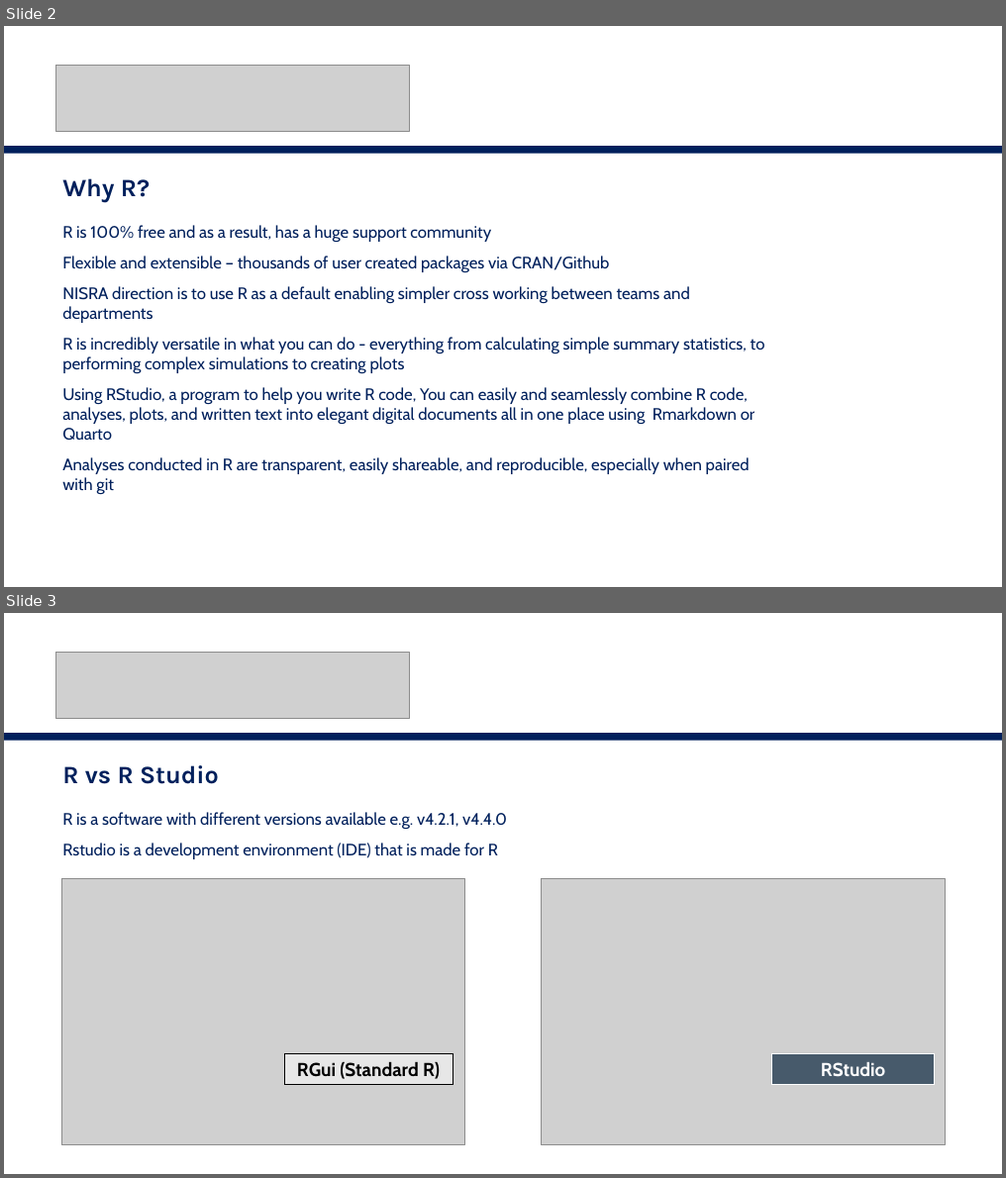
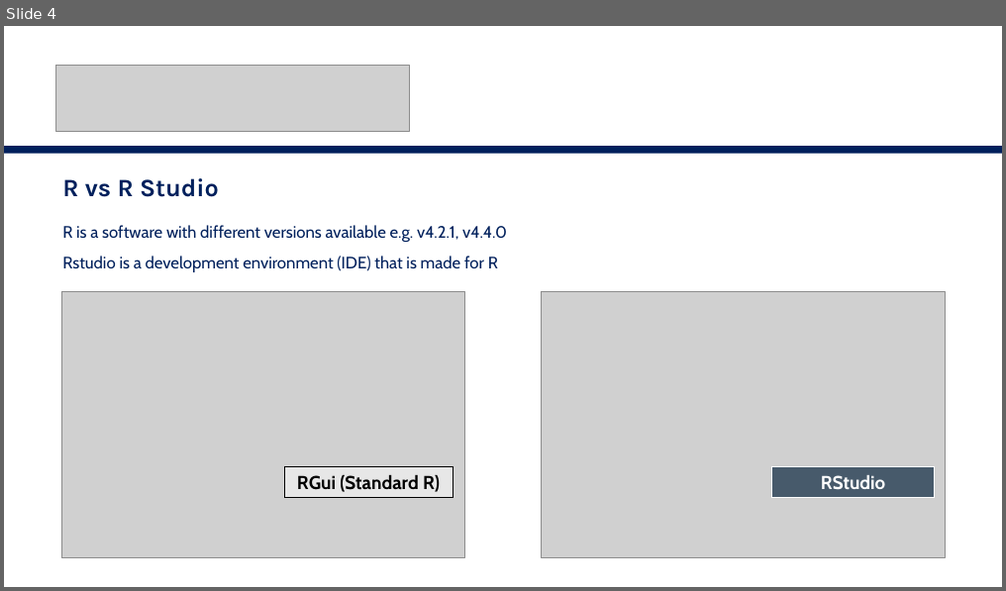
Before and after one commit to nistatisticsresearchagency/CC-r-intro, a slide deck: intro-slides.pptx. Shown one above the other, each under a label of ours: slides 2 and 3 before the commit, slide 4 after it. The pictures are 1006x1178 and 1006x591 pixels, drawn with LibreOffice and Linux fonts; fonts in the diff are those of the drawing; grey boxes stand for pictures. Boxes give left, top, right and bottom in pixels: in the first picture for what was removed or moved away, otherwise in the second. Text is boxed around its words. In the diff, an @@ line names an element or a change of style, - is before the commit and + after.

```diff
--- a/intro-slides.pptx
+++ b/intro-slides.pptx
@@ slide 2 removed at (4,26,1002,587), background #FFFFFF @@
@@ picture removed at (55,66,409,131) @@
@@ rectangle removed at (4,146,1002,154) @@
@@ text removed at (62,178,765,494) @@
-Why R?
-R is 100% free and as a result, has a huge support community
-Flexible and extensible – thousands of user created packages via CRAN/Github
-NISRA direction is to use R as a default enabling simpler cross working between teams and departments
-R is incredibly versatile in what you can do - everything from calculating simple summary statistics, to performing complex simulations to creating plots
-Using RStudio, a program to help you write R code, You can easily and seamlessly combine R code, analyses, plots, and written text into elegant digital documents all in one place using Rmarkdown or Quarto
-Analyses conducted in R are transparent, easily shareable, and reproducible, especially when paired with git
@@ what was slide 3 is now slide 4 @@
```
Also in this commit, not shown: 2 slides changed, 2 slides added.
